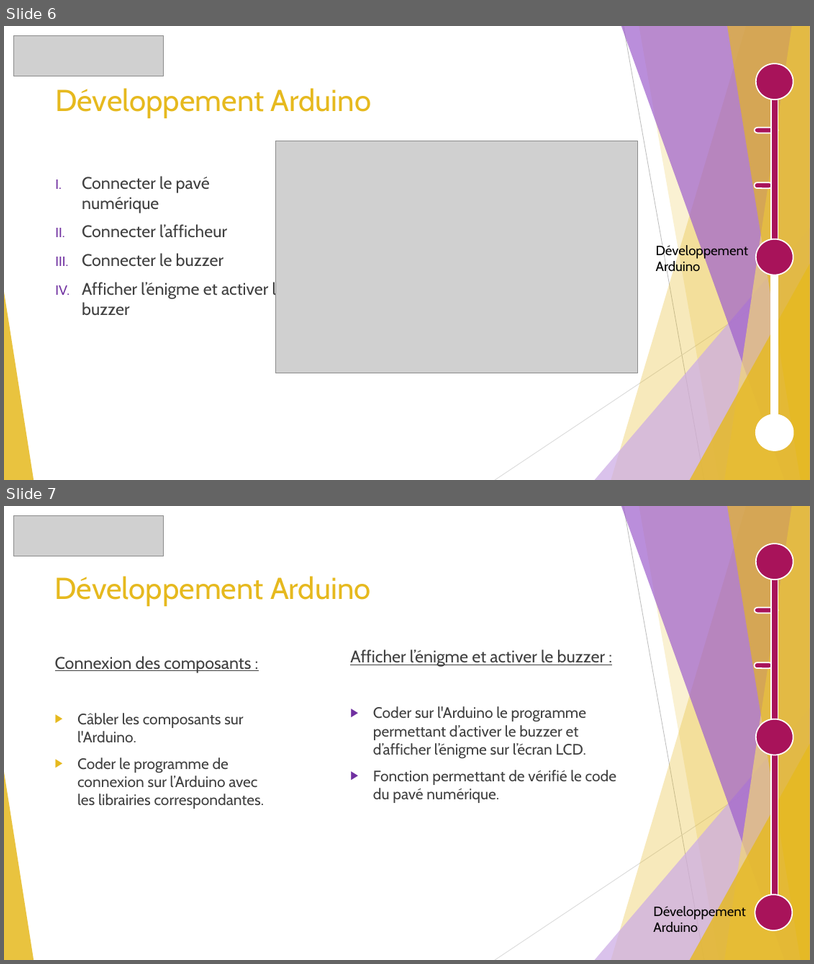
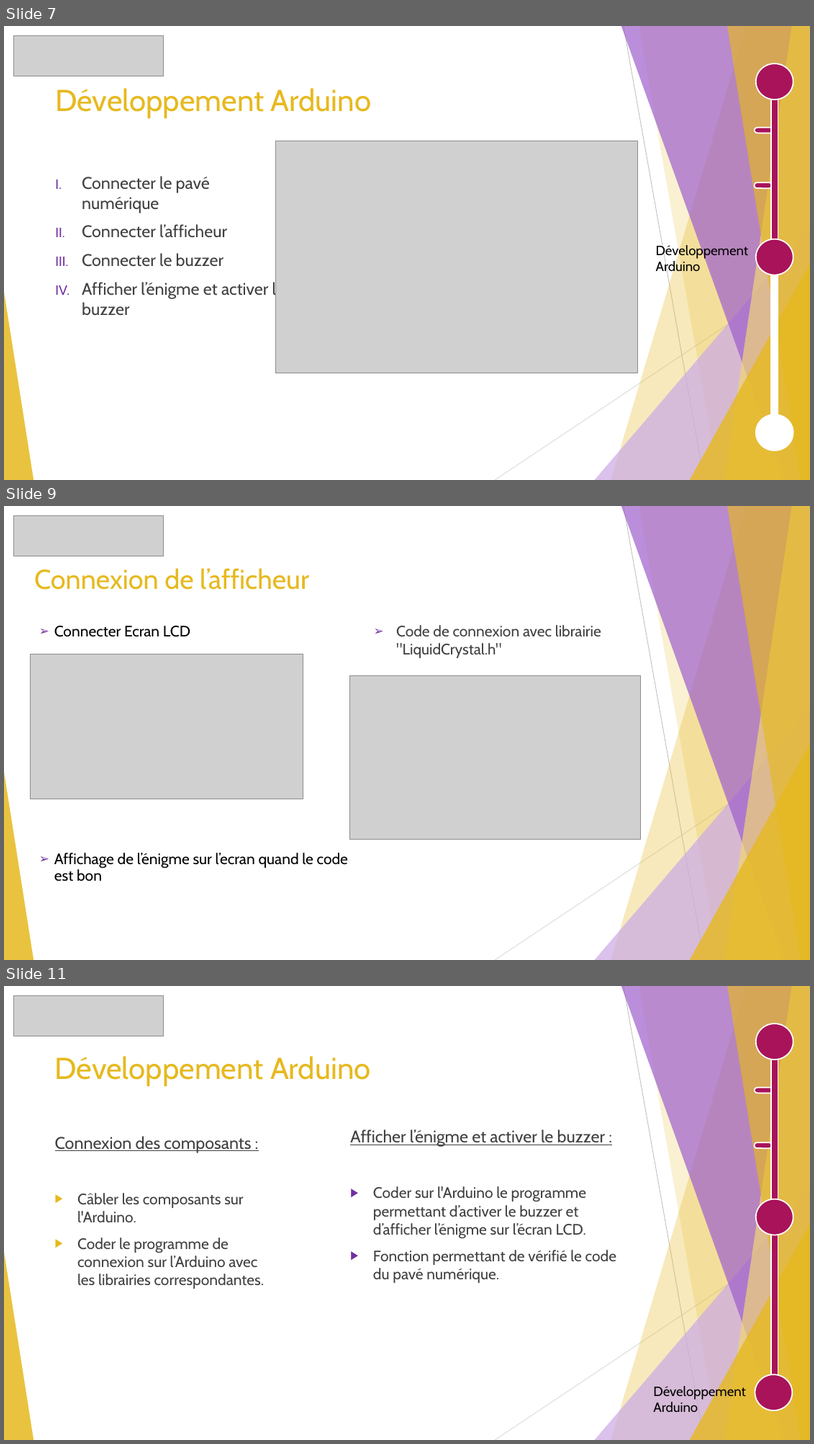
Before and after one commit to GuiguiMvn/Systeme-Escape-Game-Telethon, a slide deck: Cyril/Diapositives/Projet Théléton.pptx. Shown one above the other, each under a label of ours: slides 6 and 7 before the commit, slides 7, 9 and 11 after it; the slides between them are not shown. The pictures are 814x964 and 814x1444 pixels, drawn with LibreOffice and Linux fonts; fonts in the diff are those of the drawing; grey boxes stand for pictures. Boxes give left, top, right and bottom in pixels: in the first picture for what was removed or moved away, otherwise in the second. Text is boxed around its words. In the diff, an @@ line names an element or a change of style, - is before the commit and + after.

```diff
--- a/Cyril/Diapositives/Projet Théléton.pptx
+++ b/Cyril/Diapositives/Projet Théléton.pptx
@@ slide 9 added at (x1=4, y1=506, x2=810, y2=960), background #FFFFFF; not listed: 10 template elements that a slide beside it also shows @@
@@ picture added at (x1=13, y1=515, x2=164, y2=556) @@
@@ title added at (x1=34, y1=568, x2=309, y2=590), 32.4 pt, text #E6B91E @@
+Connexion de l’afficheur
@@ text added at (x1=54, y1=626, x2=348, y2=881), 18 pt, text #000000 @@
+➢ Connecter Ecran LCD
+➢ Affichage de l’énigme sur l’ecran quand le code est bon
@@ text added at (x1=396, y1=625, x2=602, y2=658), 18 pt, text #404040 @@
+➢ Code de connexion avec librairie "LiquidCrystal.h"
@@ picture added at (x1=30, y1=654, x2=304, y2=798) @@
@@ picture added at (x1=350, y1=676, x2=641, y2=839) @@
@@ what was slide 6 is now slide 7 @@
@@ what was slide 7 is now slide 11 @@
```
Also in this commit, not shown: 3 other slides added, 6 other files.
